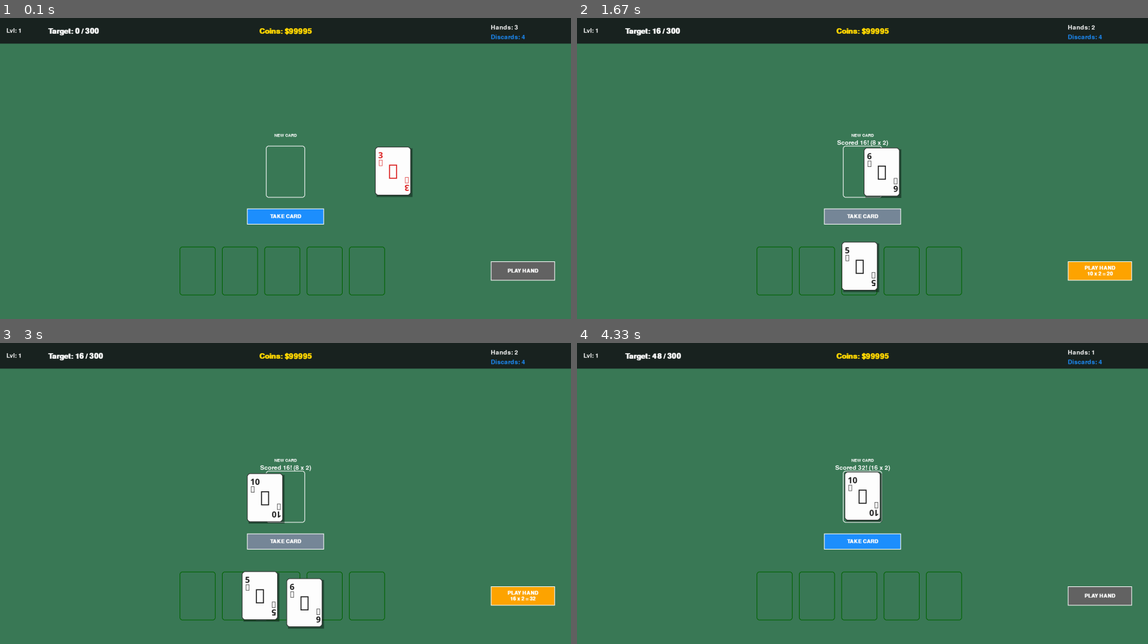
Above: before the commit, frames 1-4 (two rows, left to right).
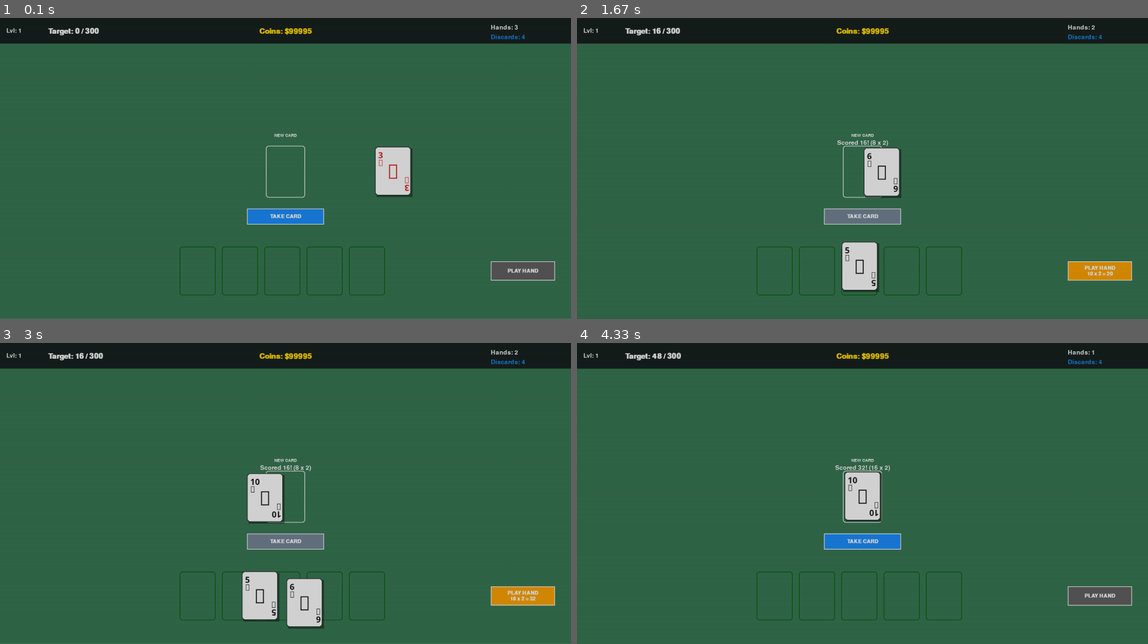
Above: after the commit, the same moments.

Repository: BenLevintan/Card-game-pygame
Game: pygame game, started from main.py
The game is run twice, just before and just after one commit, with the same random seed, the same clock (stepped at 60 frames per second) and the same inputs.
Inputs (mouse positions are in pixels of both pictures, inside the frame that each line leads up to):
- Up to frame 1 (0.1 s): no input
- Up to frame 2 (1.67 s): click "Deck: 51 / 52" at 0.38 s; click "PLAY HAND" at 0.72 s; click "Deck: 50 / 52" at 1.55 s
- Up to frame 3 (3 s): click (296, 391) at 1.88 s; click "Deck: 49 / 52" at 2.72 s
- Up to frame 4 (4.33 s): click "PLAY HAND" at 3.05 s

The runs differ from the first frame. In frame 1, 37% of the frame differs, in the area x 0-100%, y 2-100%; in frame 2, 40%; in frame 3, 38%; in frame 4, 39%.

Commit message:
added an overlay to act as the CRT shader - Tweaking required

Diff:
--- a/main.py
+++ b/main.py
@@ -65,6 +65,9 @@
         self.hovered_joker = None
         self.mouse_x = 0
         self.mouse_y = 0
+
+        # Initialize the CRT overlay
+        self.crt_overlay = ui_elements.CRTOverlay(config.SCREEN_WIDTH, config.SCREEN_HEIGHT)
 
     def setup(self):
         self.score_total = 0
@@ -484,18 +487,20 @@
                 if cards_clicked: cards_clicked[-1].is_selected = not cards_clicked[-1].is_selected
 
     def on_update(self, delta_time):
-        self.audio_manager.update(delta_time)
-
-        # --- FIXED: ADDED DELTA_TIME WHERE NEEDED AND ADDED HAND_LIST ---
-        self.card_list.update(delta_time)
-        self.hand_list.update(delta_time)
-        self.joker_list.update(delta_time)
-        self.shop_list.update(delta_time)
-        self.animating_cards.update(delta_time)
-        if self.state == GameState.PACK_OPENING:
-            self.pack_card_list.update(delta_time)
-
-        self.update_game_buttons()
+            self.audio_manager.update(delta_time)
+
+            # NEW: Update the CRT animation
+            self.crt_overlay.update(delta_time)
+
+            self.card_list.update(delta_time)
+            self.hand_list.update(delta_time)
+            self.joker_list.update(delta_time)
+            self.shop_list.update(delta_time)
+            self.animating_cards.update(delta_time)
+            if self.state == GameState.PACK_OPENING:
+                self.pack_card_list.update(delta_time)
+
+            self.update_game_buttons()
 
     def draw_game_contents(self):
         pygame.draw.rect(self.screen, config.COLOR_UI_BG, (0, 0, config.SCREEN_WIDTH, 80))
@@ -606,8 +611,11 @@
         for card in self.animating_cards: card.draw_modifier(self.screen)
 
     def on_draw(self):
-        self.screen.fill(config.COLOR_BG)
-        self.draw_game_contents()
+            self.screen.fill(config.COLOR_BG)
+            self.draw_game_contents()
+
+            # NEW: Draw the CRT overlay over everything else at the very end
+            self.crt_overlay.draw(self.screen)
 
 if __name__ == "__main__":
     game = WarGame()
--- a/ui_elements.py
+++ b/ui_elements.py
@@ -1,5 +1,4 @@
 import pygame
-import math
 import config
 
 pygame.font.init()
@@ -87,3 +86,41 @@
 
     desc_surf = FONT_12.render(hovered_joker.desc, True, config.COLOR_WHITE)
     surface.blit(desc_surf, (tip_x + 10, tip_y - height + 40))
+
+
+# --- NEW: CRT Overlay Class ---
+class CRTOverlay:
+    def __init__(self, width, height):
+        self.width = width
+        self.height = height
+
+        # Create the scanline surface
+        self.overlay = pygame.Surface((width, height), pygame.SRCALPHA)
+
+        # Draw horizontal scanlines
+        for y in range(0, height, 8):
+            pygame.draw.line(self.overlay, (0, 0, 0, 60), (0, y), (width, y), 3)
+
+        # Draw a subtle darkened vignette around the edges
+        vignette = pygame.Surface((width, height), pygame.SRCALPHA)
+        # Fill with black-ish shadow
+        # pygame.draw.rect(vignette, (0, 0, 0, 150), (0, 0, width, height))
+        # Cut a massive transparent hole in the center
+        # pygame.draw.ellipse(vignette, (0, 0, 0, 0), (-200, -100, width + 400, height + 200))
+
+        self.overlay.blit(vignette, (0, 0))
+
+        # For animating the scanlines moving downwards
+        self.y_offset = 0.0
+
+    def update(self, delta_time):
+        """ Progresses the scanline animation """
+        self.y_offset += 10 * delta_time
+        if self.y_offset >= 4:
+            self.y_offset = 0
+
+    def draw(self, screen):
+        """ Draws the overlay onto the target screen """
+        screen.blit(self.overlay, (0, int(self.y_offset)))
+        # Blit a second time slightly offset to seamlessly loop the moving lines
+        screen.blit(self.overlay, (0, int(self.y_offset) - 4))
